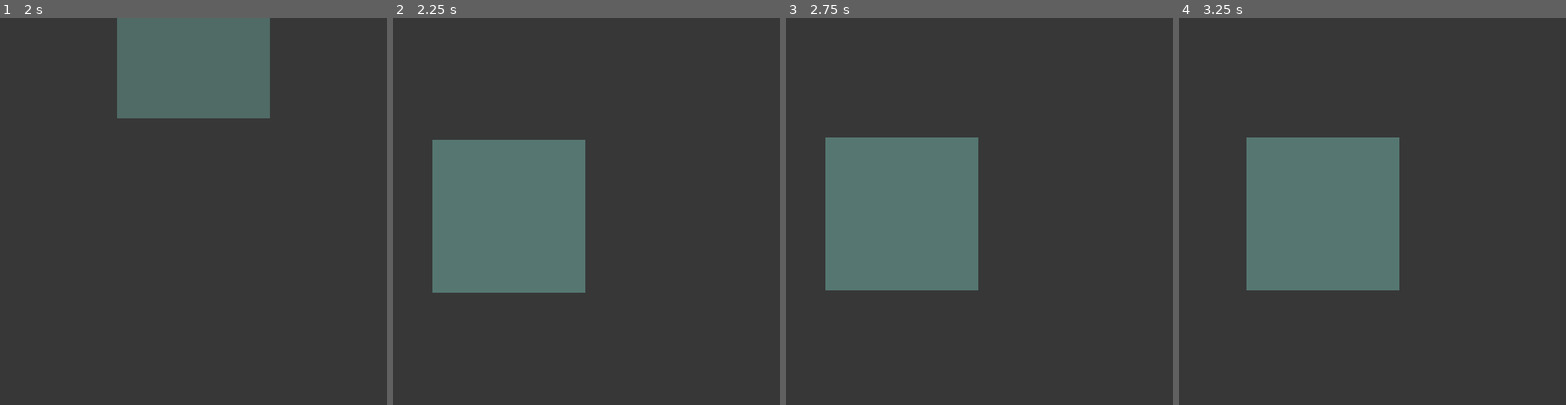
Above: before the commit, frames 1-4 (left to right).
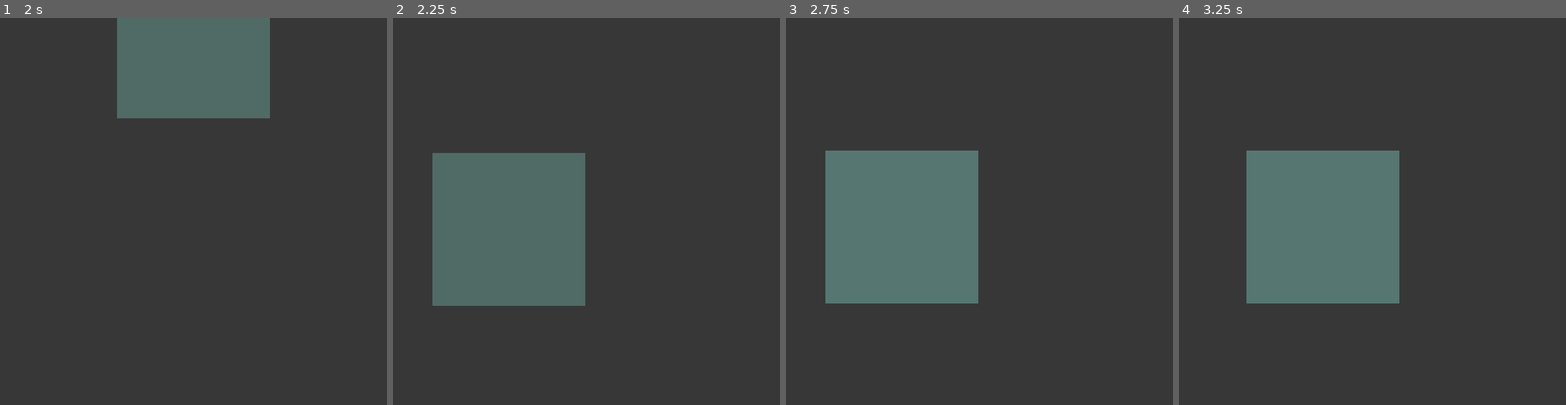
Above: after the commit, the same moments.

Repository: volatusveritas/Trinitas
Game: Godot game, scene res://scenarios/TableScreen/TableScreen.tscn
Two runs of this game, one before a commit and one after it. Both use one fixed random seed, a clock stepped at 60 frames per second and the inputs below. This scene is started directly instead of the project's main scene.
Inputs (mouse positions are in pixels of both pictures, inside the frame that each line leads up to):
- Up to frame 1 (2 s): tap Enter at 0.5 s; move the mouse to (278, 192) at 0.52 s; tap Q (add_item) at 0.6 s; click (278, 192) at 0.67 s; click "Roach Killer" at 1.25 s
- Up to frame 2 (2.25 s): tap Space at 2 s; move the mouse to (509, 230) at 2.02 s; tap S (camera_down) at 2.1 s; click (509, 230) at 2.17 s
- Up to frame 3 (2.75 s): no input
- Up to frame 4 (3.25 s): tap Enter at 2.75 s; move the mouse to (1411, 126) at 2.77 s; tap A (camera_left) at 2.85 s; click (1411, 126) at 2.92 s

Frame 1 is identical in both runs. In frame 2, 2.7% of the frame differs, in the area x 10-50%, y 31-75%; in frame 3, 2.7%; in frame 4, 2.7%.

Commit message:
fix: make placeholder not selectable

Diff:
--- a/scenarios/TableScreen/ItemStage.gd
+++ b/scenarios/TableScreen/ItemStage.gd
@@ -18,7 +18,7 @@
     if placeholder_item == null or not event is InputEventMouseButton:
         return
 
-    if event.button_index == MOUSE_BUTTON_LEFT and event.pressed:
+    if event.button_index == MOUSE_BUTTON_LEFT and not event.pressed:
         var syncinfo := placeholder_item._get_syncinfo()
 
         remove_child(placeholder_item)
@@ -35,6 +35,12 @@
 
     placeholder_item.modulate.a = PLACEHOLDER_OPACITY
 
+    var cover := Control.new()
+    cover.mouse_filter = Control.MOUSE_FILTER_STOP
+    cover.set_anchors_preset(PRESET_FULL_RECT)
+
+    placeholder_item.add_child(cover)
+
 func set_target(path: String) -> void:
     target_path = path
     create_placeholder()
